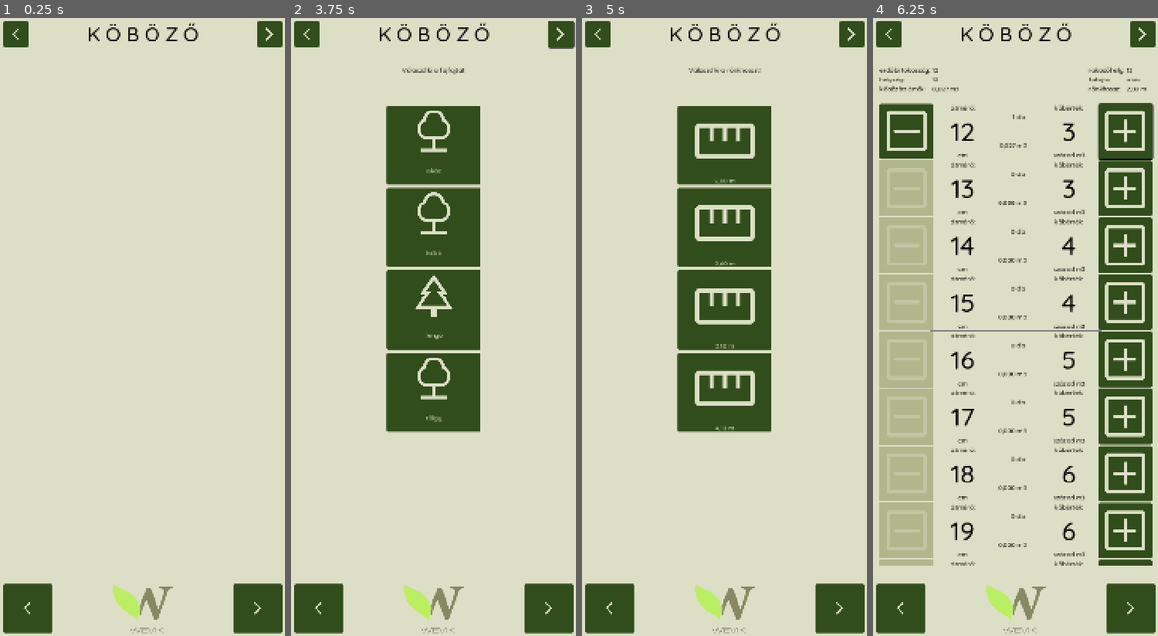
Above: before the commit, frames 1-4 (left to right).
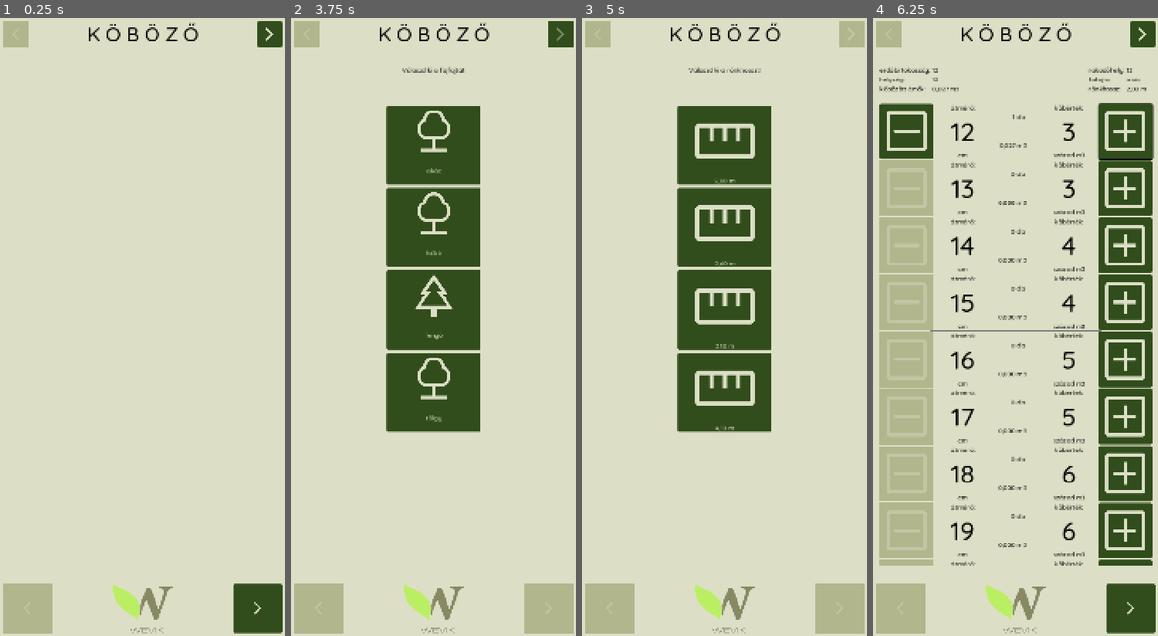
Above: after the commit, the same moments.

Repository: rolika/kob_g
Game: Godot game, scene res://main.tscn
Two runs of this game, one before a commit and one after it. Both use one fixed random seed, a clock stepped at 60 frames per second and the inputs below.
Inputs (mouse positions are in pixels of both pictures, inside the frame that each line leads up to):
- Up to frame 1 (0.25 s): no input
- Up to frame 2 (3.75 s): click (558, 36) at 0.52 s; click (450, 160) at 1.27 s; type "12" at 1.35 s; click (450, 215) at 1.5 s; type "12" at 1.58 s; click (450, 271) at 1.73 s; type "12" at 1.82 s; click (450, 327) at 2.02 s; type "12" at 2.1 s; click (433, 605) at 2.75 s; click (558, 36) at 3.52 s
- Up to frame 3 (5 s): click "akác" at 4.25 s
- Up to frame 4 (6.25 s): click "2,00 m" at 5 s; click (1123, 129) at 5.77 s

The runs differ from the first frame. In frame 1, 1.8% of the frame differs, in the area x 1-19%, y 0-100%; in frame 2, 3.2%; in frame 3, 3.6%, in the area x 1-100%, y 0-100%; in frame 4, 1.8%.

Commit message:
cubing is done in hud

Diff:
--- a/scripts/main.gd
+++ b/scripts/main.gd
@@ -13,30 +13,42 @@
 func _ready() -> void:
     scene = RESTORE_SCENE.instantiate()
     hud.add(scene)
+    hud.header_backward_button.disabled = true
+    hud.footer_backward_button.disabled = true
     hud.forward.connect(_on_new_session_started)
     scene.restore_session.connect(_on_show_session)
 
 func _on_new_session_started() -> void:
+    hud.forward.disconnect(_on_new_session_started)
     scene = SESSION_SCENE.instantiate()
     hud.add(scene)
-    hud.forward.disconnect(_on_new_session_started)
     hud.header_forward_button.disabled = true
     hud.footer_forward_button.disabled = true
     hud.forward.connect(_on_session_submitted)
     scene.check.connect(_on_check)
 
 func _on_session_submitted() -> void:
+    hud.forward.disconnect(_on_session_submitted)
+    hud.header_forward_button.disabled = true
+    hud.footer_forward_button.disabled = true
     scene = TYPE_SCENE.instantiate()
     hud.add(scene)
     scene.type_selected.connect(_on_type_selected)
 
 func _on_type_selected(type: String) -> void:
+    hud.header_forward_button.disabled = true
+    hud.footer_forward_button.disabled = true
     scene = LENGTH_SCENE.instantiate()
     CurrentPile.type = type
     hud.add(scene)
     scene.length_selected.connect(_on_length_selected)
 
 func _on_length_selected(length: float) -> void:
+    hud.header_backward_button.disabled = true
+    hud.footer_backward_button.disabled = true
+    hud.header_forward_button.disabled = false
+    hud.footer_forward_button.disabled = false
+    hud.forward.connect(_on_cube_done)
     scene = WORKSPACE_SCENE.instantiate()
     CurrentPile.length = length
     CurrentPile.init()
@@ -44,28 +56,36 @@
     scene.set_position(Vector2(0, 0))
 
 func _on_cube_done() -> void:
-    remove_prev_scene()
+    hud.header_forward_button.disabled = false
+    hud.footer_forward_button.disabled = false
+    hud.header_backward_button.disabled = false
+    hud.footer_backward_button.disabled = false
+    hud.forward.disconnect(_on_cube_done)
+    hud.forward.connect(_ready)
+    hud.backward.connect(_ready)
     scene = REPORT_SCENE.instantiate()
-    add_child(scene)
-    scene.back.connect(_ready)
+    hud.add(scene)
 
 func _on_show_session(session: Dictionary) -> void:
-    remove_prev_scene()
+    hud.header_forward_button.disabled = false
+    hud.footer_forward_button.disabled = false
+    hud.header_backward_button.disabled = false
+    hud.footer_backward_button.disabled = false
+    hud.forward.connect(_on_continue_session)
     scene = SESSION_SCENE.instantiate()
     CurrentPile.set_session_data(session)
-    add_child(scene)
+    hud.add(scene)
     scene.set_session()
-    scene.submit.connect(_on_continue_session)
-
-func remove_prev_scene() -> void:
-    remove_child(scene)
-    scene.queue_free()
 
 func _on_continue_session() -> void:
-    remove_prev_scene()
+    hud.header_backward_button.disabled = true
+    hud.footer_backward_button.disabled = true
+    hud.header_forward_button.disabled = false
+    hud.footer_forward_button.disabled = false
+    hud.forward.disconnect(_on_continue_session)
+    hud.forward.connect(_on_cube_done)
     scene = WORKSPACE_SCENE.instantiate()
-    add_child(scene)
-    scene.done.connect(_on_cube_done)
+    hud.add(scene)
 
 func _on_check() -> void:
     if CurrentPile.is_valid():
--- a/scripts/session.gd
+++ b/scripts/session.gd
@@ -41,11 +41,11 @@
     check.emit()
 
 func set_session() -> void:
-    $CompanyLineEdit.clear()
-    $CompanyLineEdit.insert_text_at_caret(CurrentPile.company)
-    $CityLineEdit.clear()
-    $CityLineEdit.insert_text_at_caret(CurrentPile.city)
-    $SiteLineEdit.clear()
-    $SiteLineEdit.insert_text_at_caret(CurrentPile.site)
-    $PersonLineEdit.clear()
-    $PersonLineEdit.insert_text_at_caret(CurrentPile.person)
+    $VBoxContainer/CompanyLineEdit.clear()
+    $VBoxContainer/CompanyLineEdit.insert_text_at_caret(CurrentPile.company)
+    $VBoxContainer/CityLineEdit.clear()
+    $VBoxContainer/CityLineEdit.insert_text_at_caret(CurrentPile.city)
+    $VBoxContainer/SiteLineEdit.clear()
+    $VBoxContainer/SiteLineEdit.insert_text_at_caret(CurrentPile.site)
+    $VBoxContainer/PersonLineEdit.clear()
+    $VBoxContainer/PersonLineEdit.insert_text_at_caret(CurrentPile.person)
